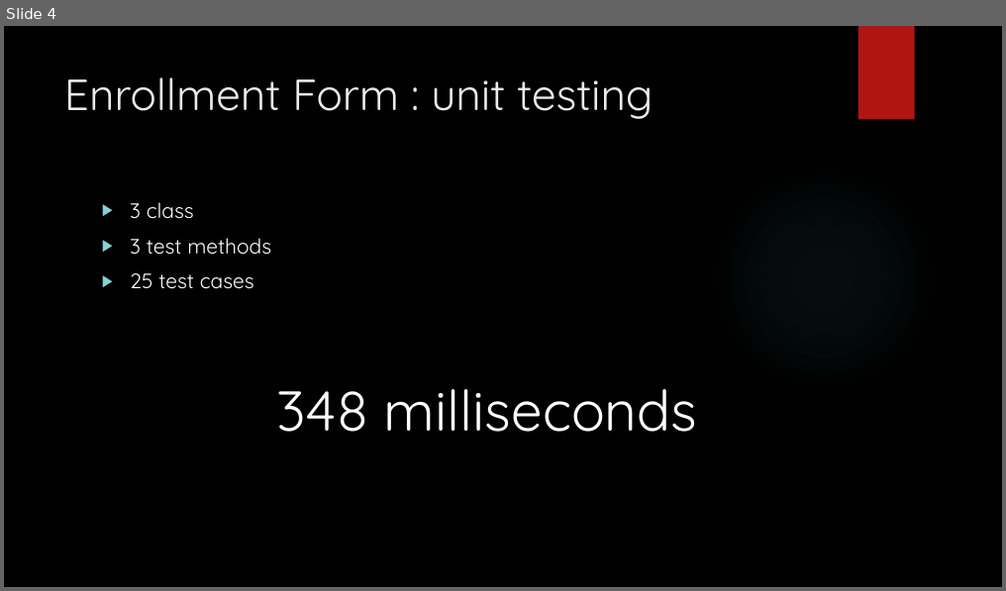
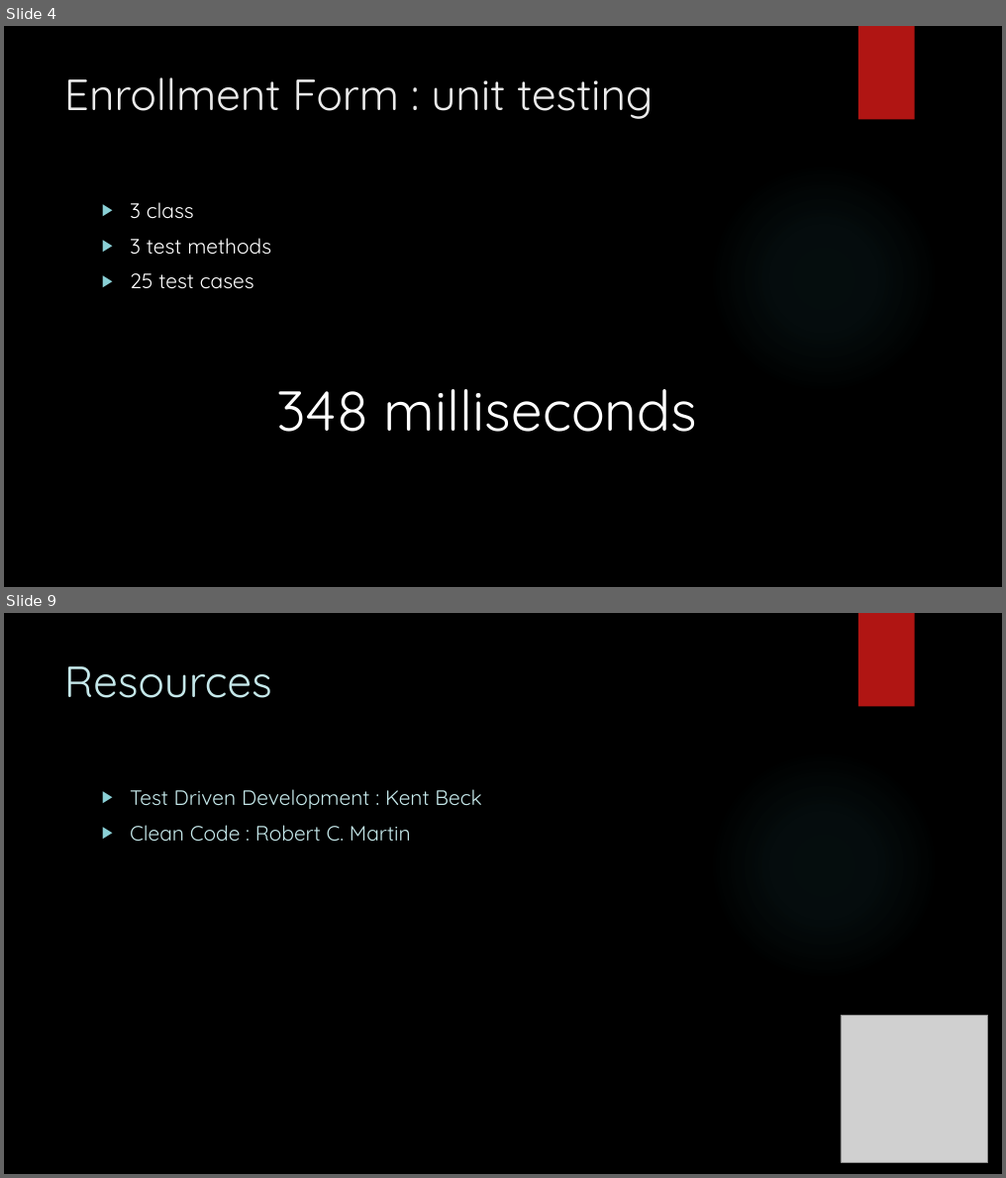
Before and after one commit to chan4lk/k-talk, a slide deck: Deck/tdd_ktalk.pptx. Shown one above the other, each under a label of ours: slide 4 before the commit, slides 4 and 9 after it; the slides between them are not shown. The pictures are 1006x591 and 1006x1178 pixels, drawn with LibreOffice and Linux fonts; fonts in the diff are those of the drawing; grey boxes stand for pictures; background and template pictures are left out. Boxes give left, top, right and bottom in pixels: in the first picture for what was removed or moved away, otherwise in the second. Text is boxed around its words. In the diff, an @@ line names an element or a change of style, - is before the commit and + after.

```diff
--- a/Deck/tdd_ktalk.pptx
+++ b/Deck/tdd_ktalk.pptx
@@ slide 9 added at [4,613,1002,1174], background picture (left out); not listed: 2 template elements that a slide beside it also shows @@
@@ title added at [64,666,272,698], 42 pt, text #C5E8EA @@
+Resources
@@ text added at [130,789,481,842], 20 pt, text #C5E8EA @@
+▶ Test Driven Development : Kent Beck
+▶ Clean Code : Robert C. Martin
@@ picture added at [841,1016,988,1162] @@
```
Also in this commit, not shown: 5 other slides added.
